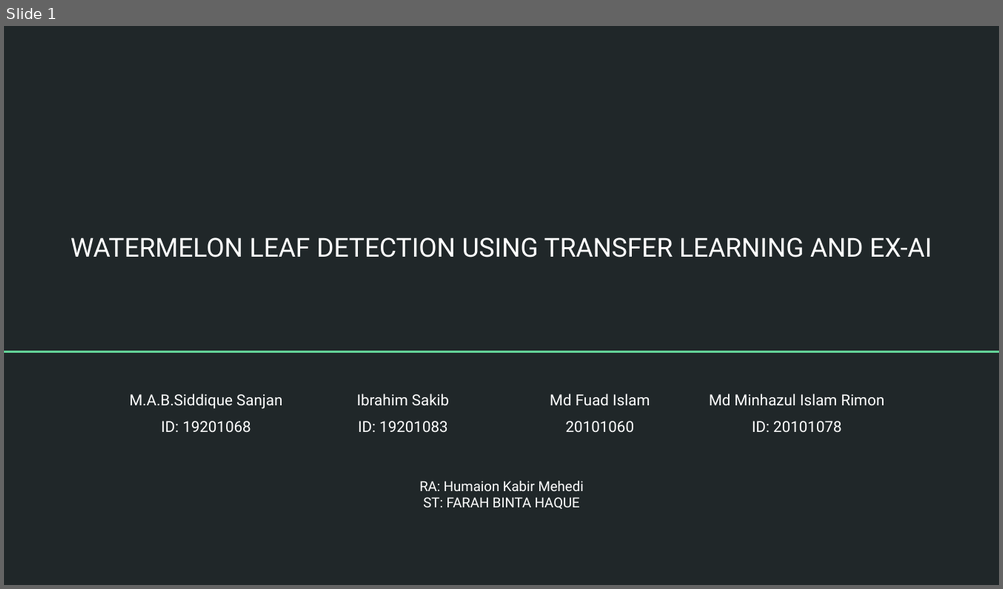
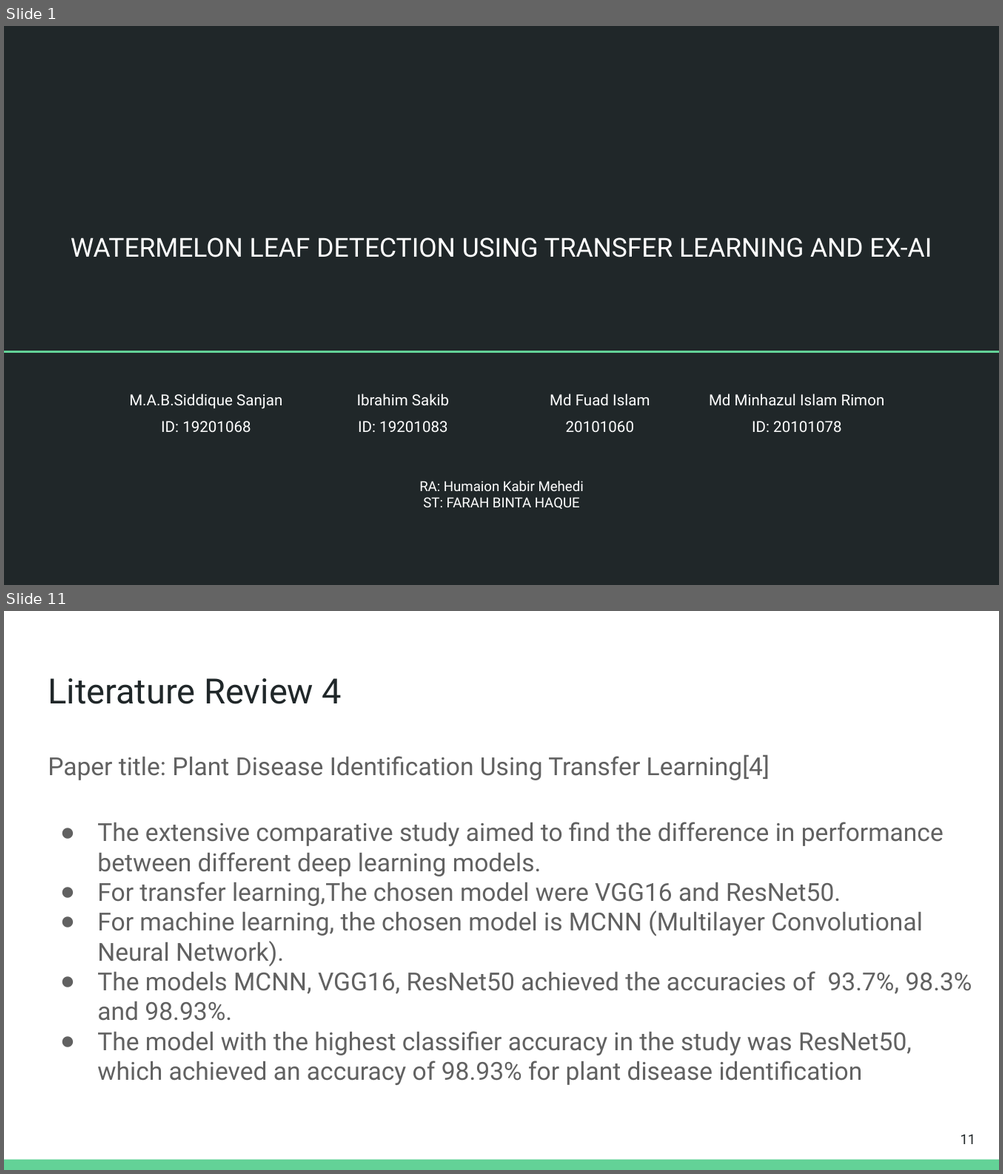
Before and after one commit to mdFuadIslam/cse438, a slide deck: Submission4/Slide.pptx. Shown one above the other, each under a label of ours: slide 1 before the commit, slides 1 and 11 after it; the slides between them are not shown. The pictures are 1003x589 and 1003x1174 pixels, drawn with LibreOffice and Linux fonts; fonts in the diff are those of the drawing. Boxes give left, top, right and bottom in pixels: in the first picture for what was removed or moved away, otherwise in the second. Text is boxed around its words. In the diff, an @@ line names an element or a change of style, - is before the commit and + after.

```diff
--- a/Submission4/Slide.pptx
+++ b/Submission4/Slide.pptx
@@ slide 11 added at box(4, 611, 999, 1170), background #FFFFFF @@
@@ title added at box(48, 678, 341, 704), 25.2 pt, text #202729 @@
+Literature Review 4
@@ text added at box(48, 755, 769, 780), 18 pt, text #616161 @@
+Paper title: Plant Disease Identification Using Transfer Learning[4]
@@ text added at box(97, 822, 972, 1085), 18 pt, text #616161 @@
+● The extensive comparative study aimed to find the difference in performance between different deep learning models.
+● For transfer learning,The chosen model were VGG16 and ResNet50.
+● For machine learning, the chosen model is MCNN (Multilayer Convolutional Neural Network).
+● The models MCNN, VGG16, ResNet50 achieved the accuracies of 93.7%, 98.3% and 98.93%.
+● The model with the highest classifier accuracy in the study was ResNet50, which achieved an accuracy of 98.93% for plant disease identification
@@ page number added at box(960, 1134, 976, 1145), 10 pt, text #202729 @@
+11
@@ rectangle added at box(4, 1160, 999, 1170), fill #63D297 @@
```
Also in this commit, not shown: 4 slides changed, 9 other slides added, 2 slides removed, 4 other files.
